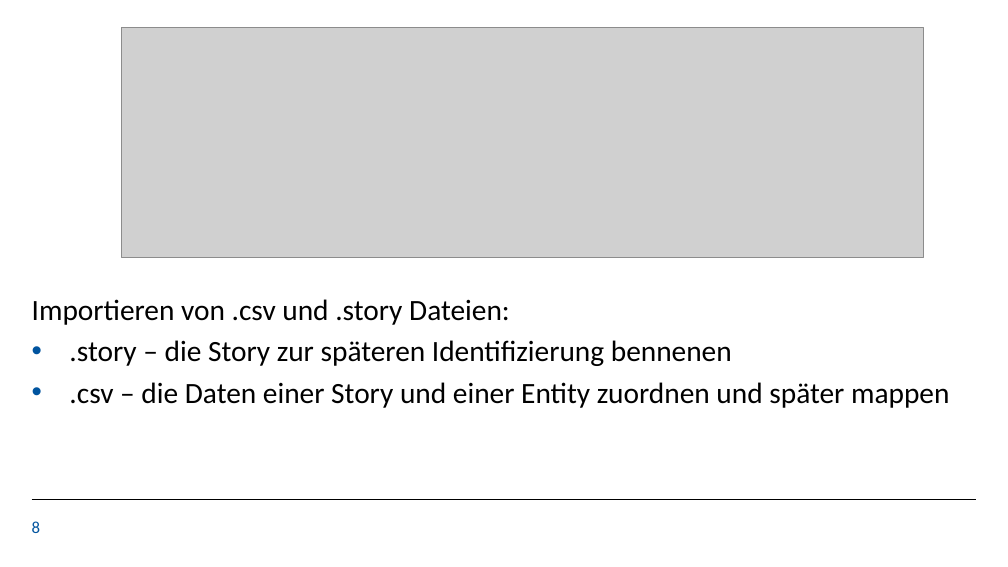
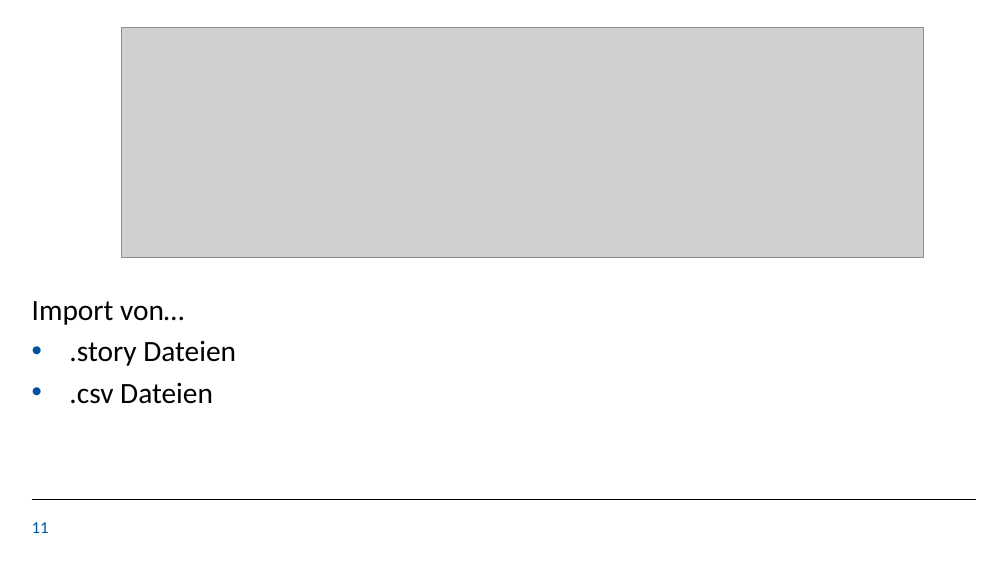
Before and after one commit to KaloyanT/gdis_test_suite, a slide deck: slide 11 of finalPresentationFiles/GDIS_Final_Presentation.pptx (slide 8 before the commit). Drawn at 1008x567 pixels with LibreOffice and Linux fonts; fonts in the diff are those of the drawing; grey boxes stand for pictures; background and template pictures are left out. Boxes give left, top, right and bottom in pixels: in the first picture for what was removed or moved away, otherwise in the second. Text is boxed around its words. In the diff, an @@ line names an element or a change of style, - is before the commit and + after.

```diff
--- a/finalPresentationFiles/GDIS_Final_Presentation.pptx
+++ b/finalPresentationFiles/GDIS_Final_Presentation.pptx
@@ text at (x1=32, y1=301, x2=236, y2=404): text changed @@
-Importieren von .csv und .story Dateien:
-• .story – die Story zur späteren Identifizierung bennenen
-• .csv – die Daten einer Story und einer Entity zuordnen und später mappen
+Import von…
+• .story Dateien
+• .csv Dateien
@@ page number at (x1=32, y1=522, x2=49, y2=533): text changed @@
-8
+11
```
Also in this commit, not shown: 3 other slides changed, 7 slides added, 5 slides removed.
